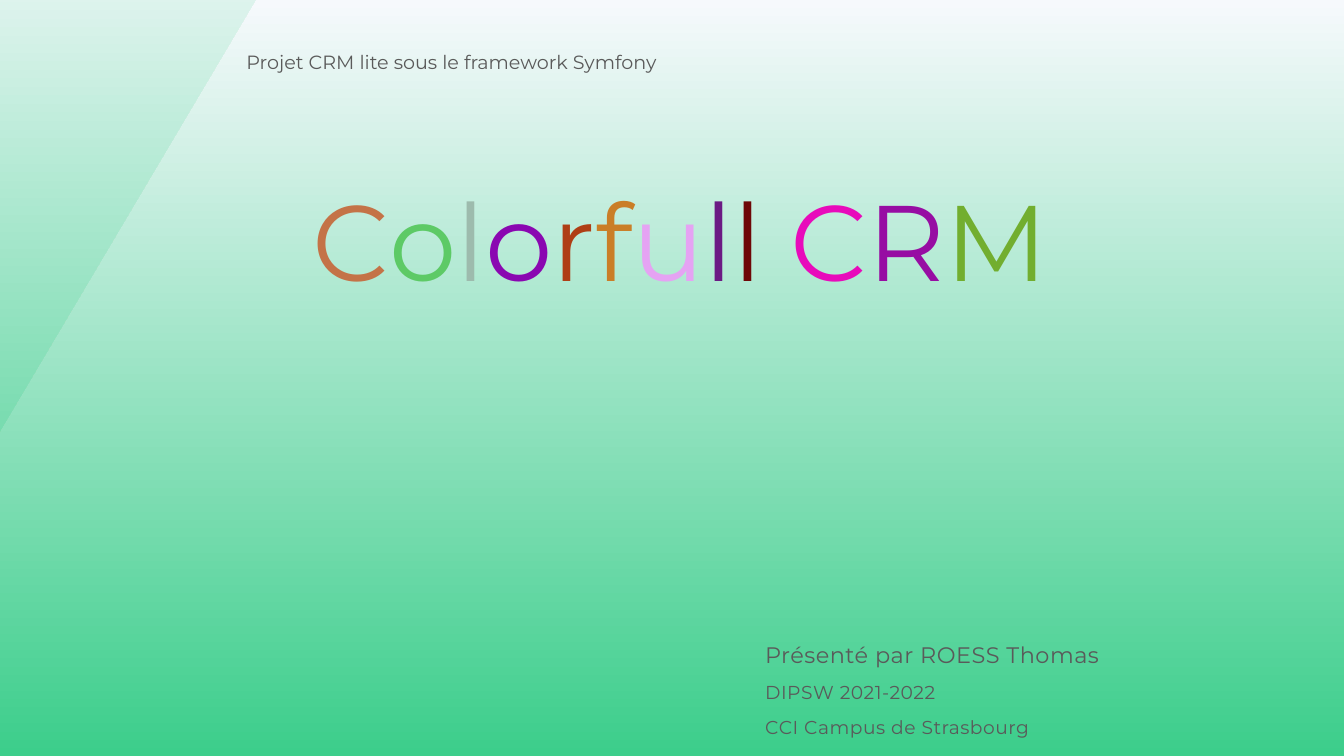
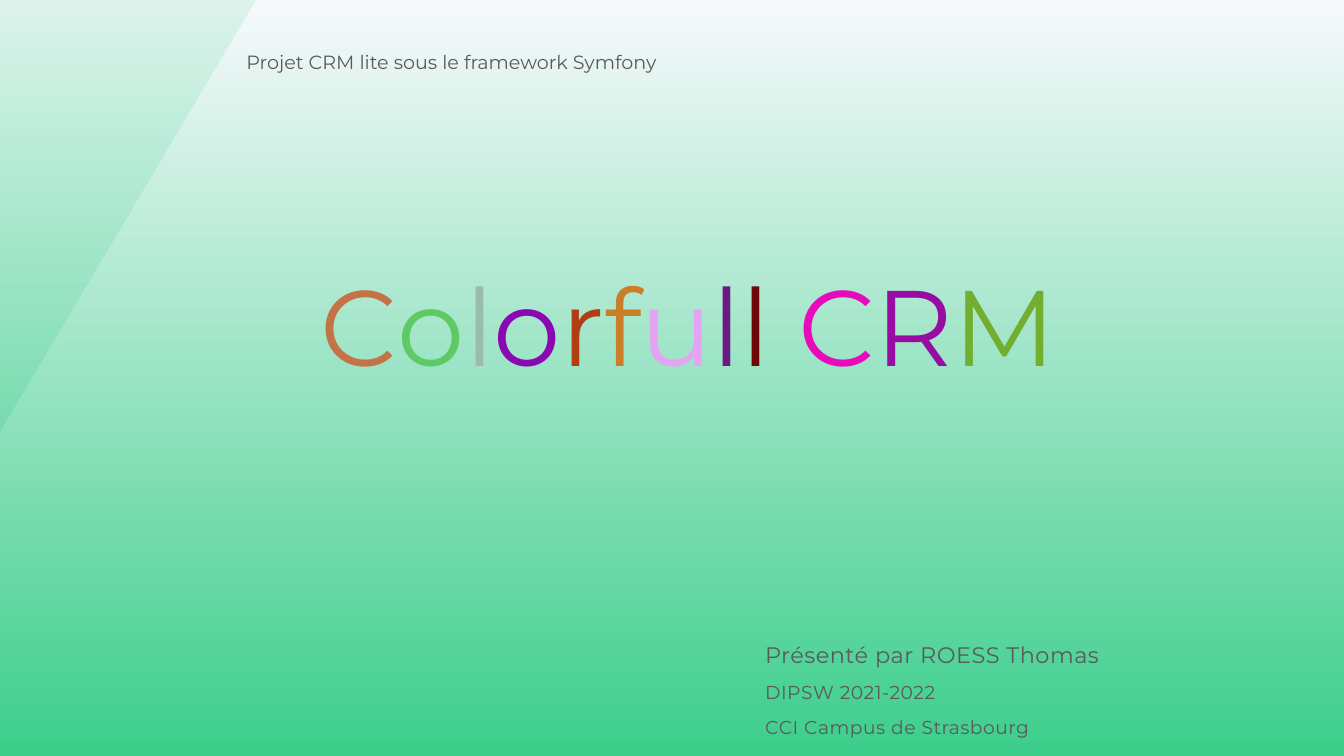
Before and after one commit to Kikuichimonji/Colorfull-CRM, a slide deck: slide 1 of ressources/colorfullcrm.pptx. Drawn at 1344x756 pixels with LibreOffice and Linux fonts; fonts in the diff are those of the drawing. Boxes give left, top, right and bottom in pixels: in the first picture for what was removed or moved away, otherwise in the second. Text is boxed around its words. In the diff, an @@ line names an element or a change of style, - is before the commit and + after.

```diff
--- a/ressources/colorfullcrm.pptx
+++ b/ressources/colorfullcrm.pptx
@@ text "Colorfull CRM": place and size @@
-text "Colorfull CRM" at [312,201,1047,282]
+text "Colorfull CRM" at [321,286,1056,367]
```
Also in this commit, not shown: 6 other slides changed, 6 slides added, 15 slides removed, 6 other files.
